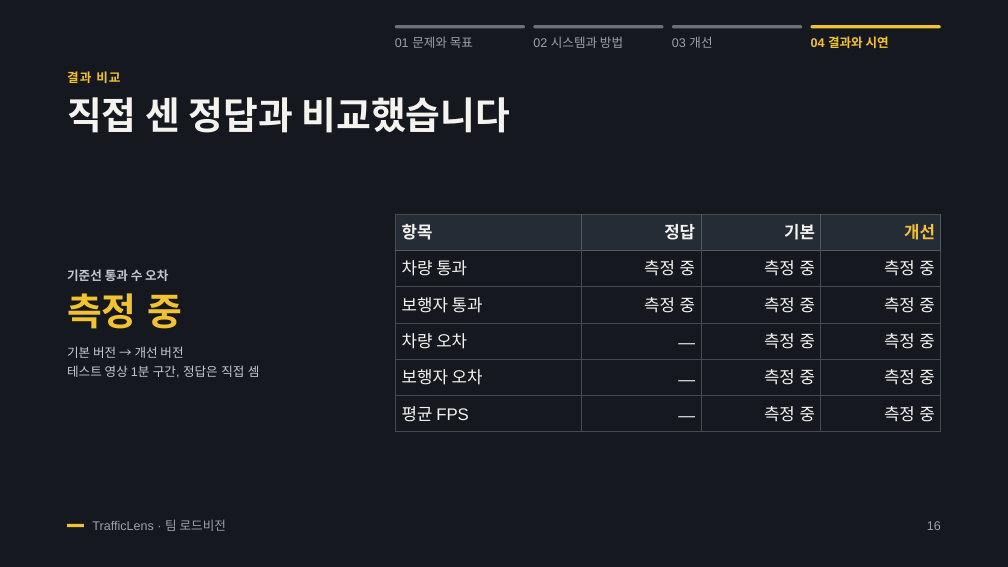
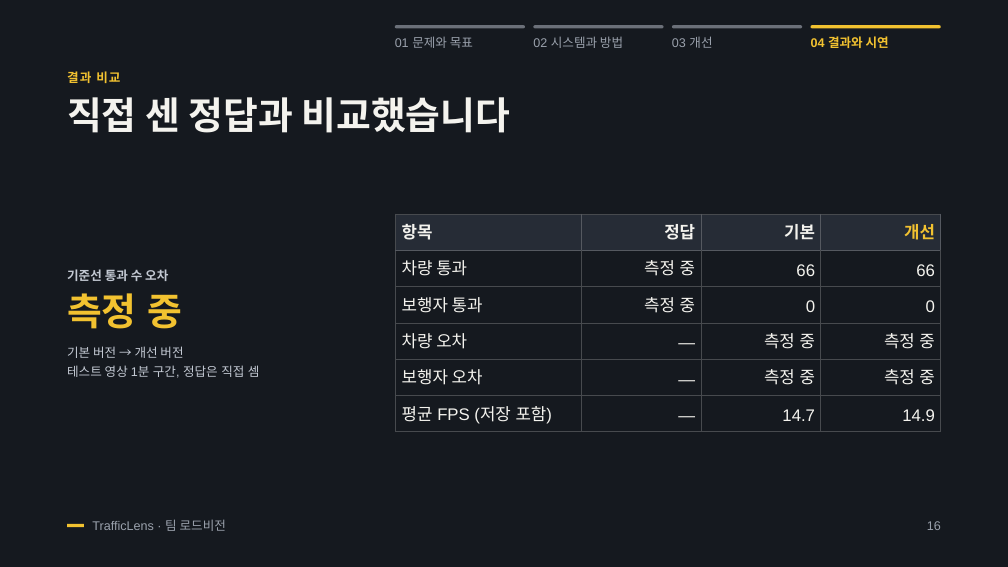
Before and after one commit to changkeunjang1/maxfinup, a slide deck: slide 16 of ledger/static/ledger/projects/trafficlens/files/TrafficLens_slides.pptx. Drawn at 1008x567 pixels with LibreOffice and Linux fonts; fonts in the diff are those of the drawing. Boxes give left, top, right and bottom in pixels: in the first picture for what was removed or moved away, otherwise in the second. Text is boxed around its words. In the diff, an @@ line names an element or a change of style, - is before the commit and + after.

```diff
--- a/ledger/static/ledger/projects/trafficlens/files/TrafficLens_slides.pptx
+++ b/ledger/static/ledger/projects/trafficlens/files/TrafficLens_slides.pptx
@@ table at <box>396,214,942,432</box> @@
-row 2, column 3: 측정 중
+row 2, column 3: 66
-row 2, column 4: 측정 중
+row 2, column 4: 66
-row 3, column 3: 측정 중
+row 3, column 3: 0
-row 3, column 4: 측정 중
+row 3, column 4: 0
-row 6: 평균 FPS | — | 측정 중 | 측정 중
+row 6: 평균 FPS (저장 포함) | — | 14.7 | 14.9
```
Also in this commit, not shown: 3 other files.
